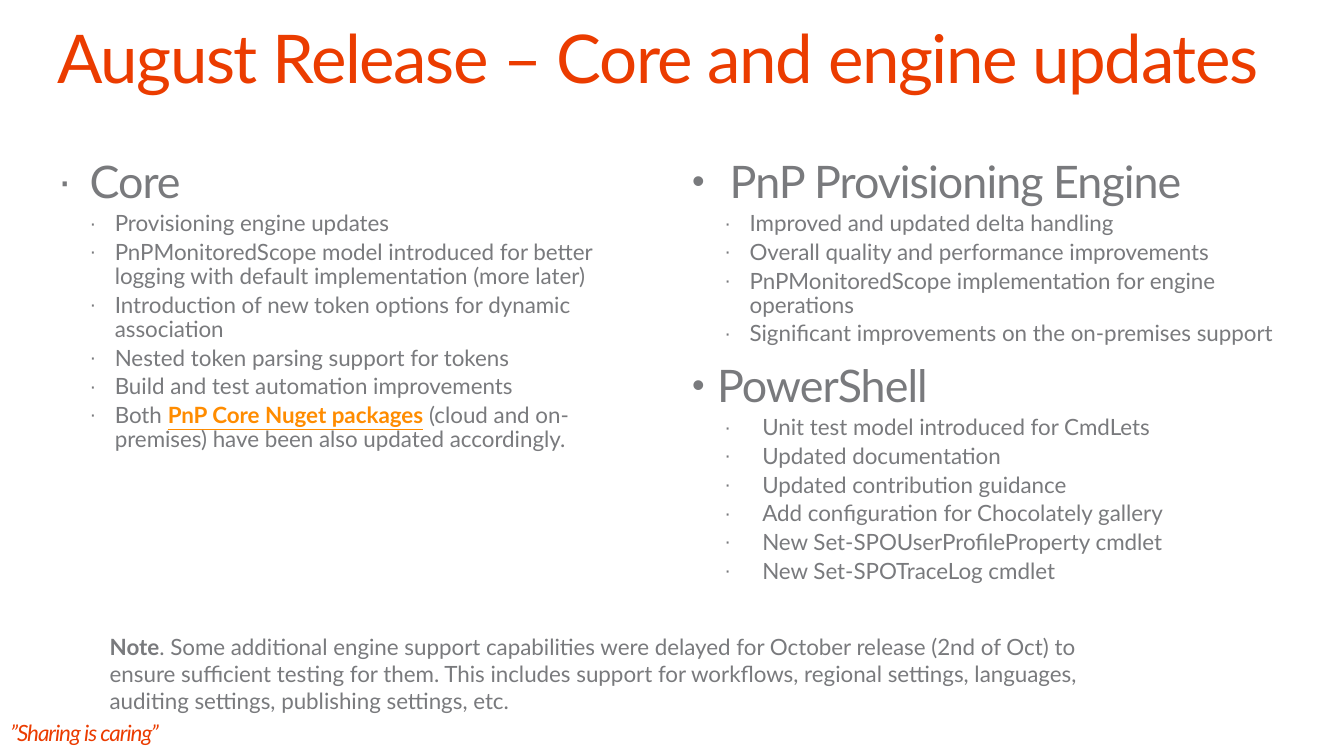
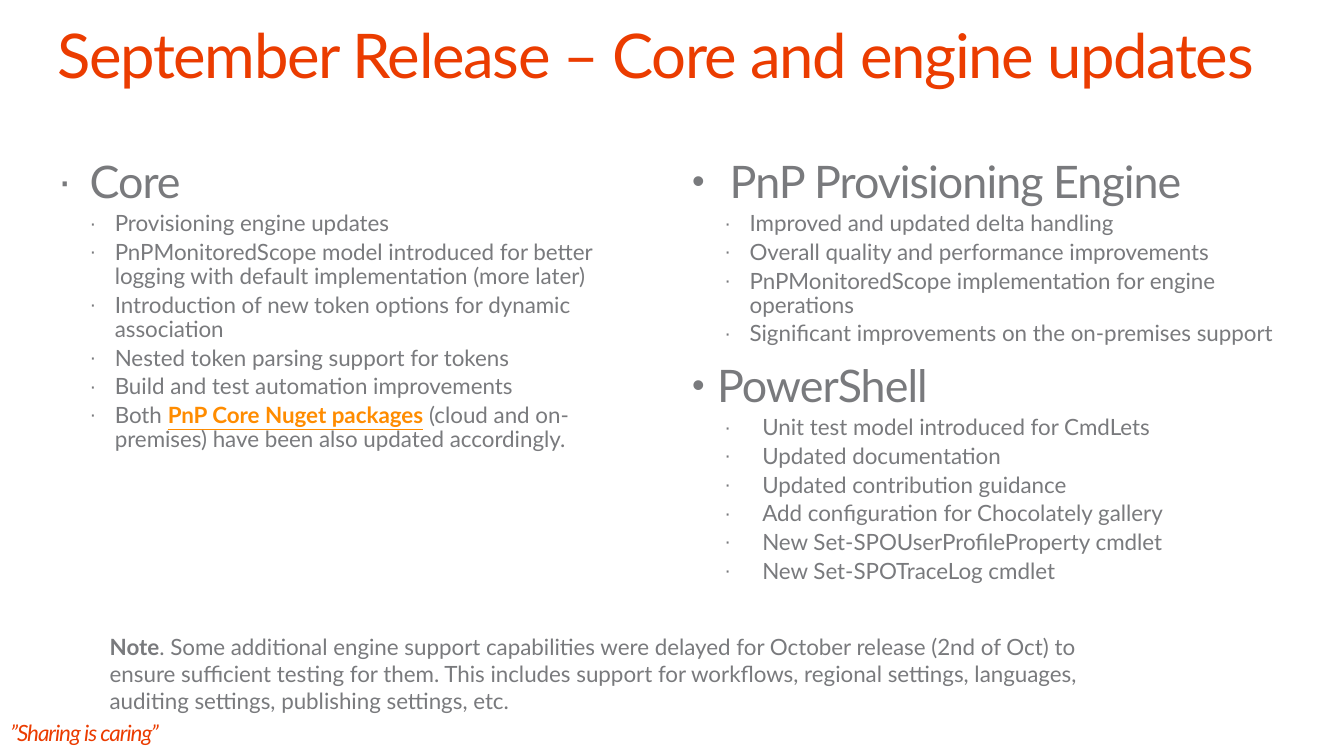
Before and after one commit to SharePoint/PnP-Guidance, a slide deck: slide 11 of documentation/Community Calls/PnP Community Call - 2015 September.pptx. Drawn at 1344x756 pixels with LibreOffice and Linux fonts; fonts in the diff are those of the drawing; background and template pictures are left out. Boxes give left, top, right and bottom in pixels: in the first picture for what was removed or moved away, otherwise in the second. Text is boxed around its words. In the diff, an @@ line names an element or a change of style, - is before the commit and + after.

Commit message:
Updated few typos

```diff
--- a/documentation/Community Calls/PnP Community Call - 2015 September.pptx
+++ b/documentation/Community Calls/PnP Community Call - 2015 September.pptx
@@ title at box(57, 32, 1254, 90): text changed; size 48 to 44 pt @@
-August Release – Core and engine updates
+September Release – Core and engine updates
```
Also in this commit, not shown: 1 other slide changed.
